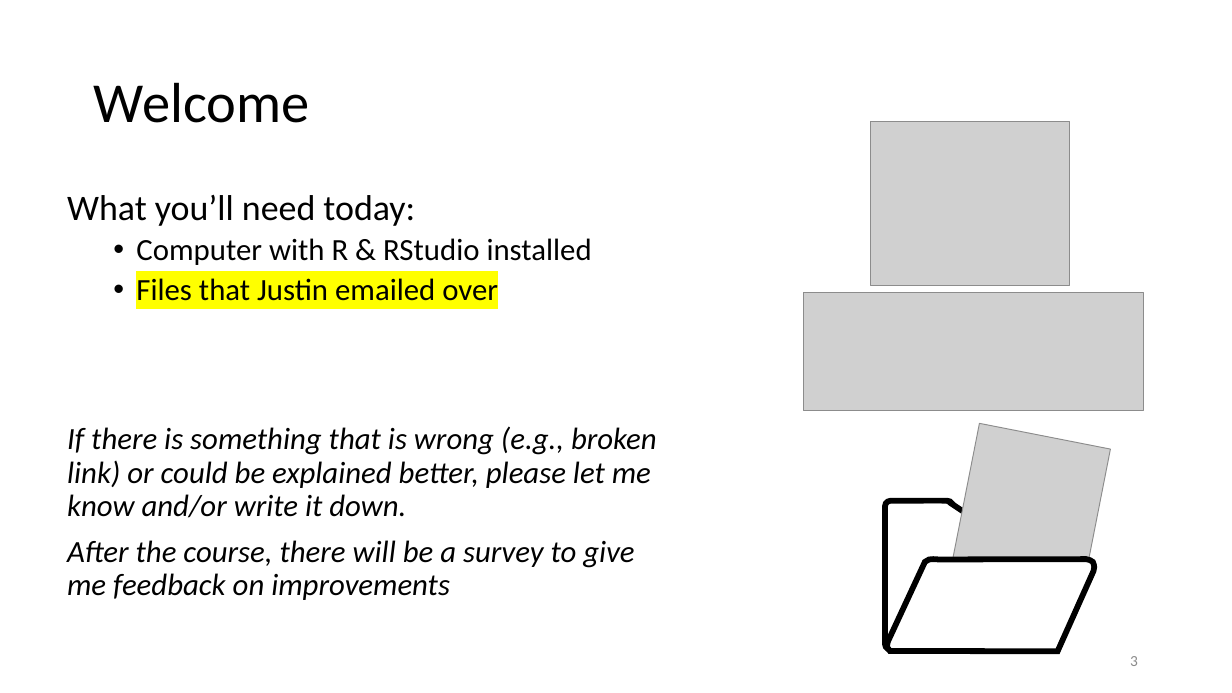
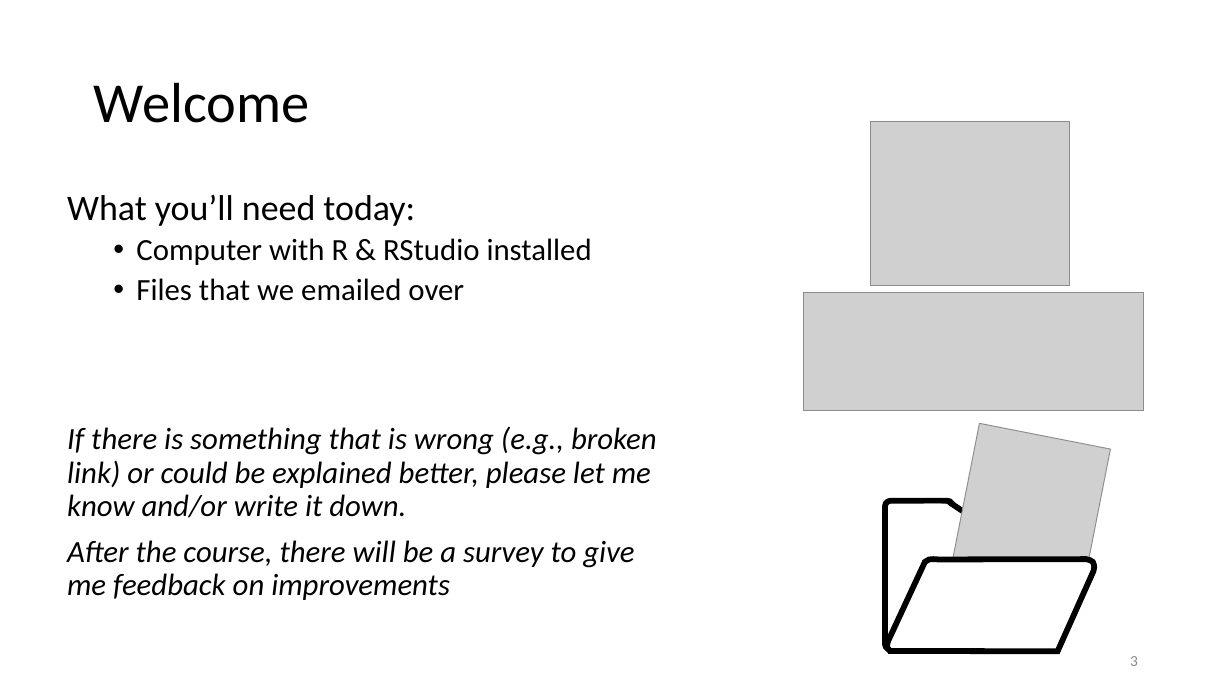
Before and after one commit to justinpriest/ADFG_R_Intro_Workshop, a slide deck: slide 3 of presentations/1 - Welcome and motivation.pptx. Drawn at 1232x693 pixels with LibreOffice and Linux fonts; fonts in the diff are those of the drawing; grey boxes stand for pictures. Boxes give left, top, right and bottom in pixels: in the first picture for what was removed or moved away, otherwise in the second. Text is boxed around its words. In the diff, an @@ line names an element or a change of style, - is before the commit and + after.

```diff
--- a/presentations/1 - Welcome and motivation.pptx
+++ b/presentations/1 - Welcome and motivation.pptx
@@ text at [136,278,464,301]: text changed @@
-  • Files that Justin emailed over
+  • Files that we emailed over
```
Also in this commit, not shown: 6 other slides changed, 1 slide added, 1 slide removed.
